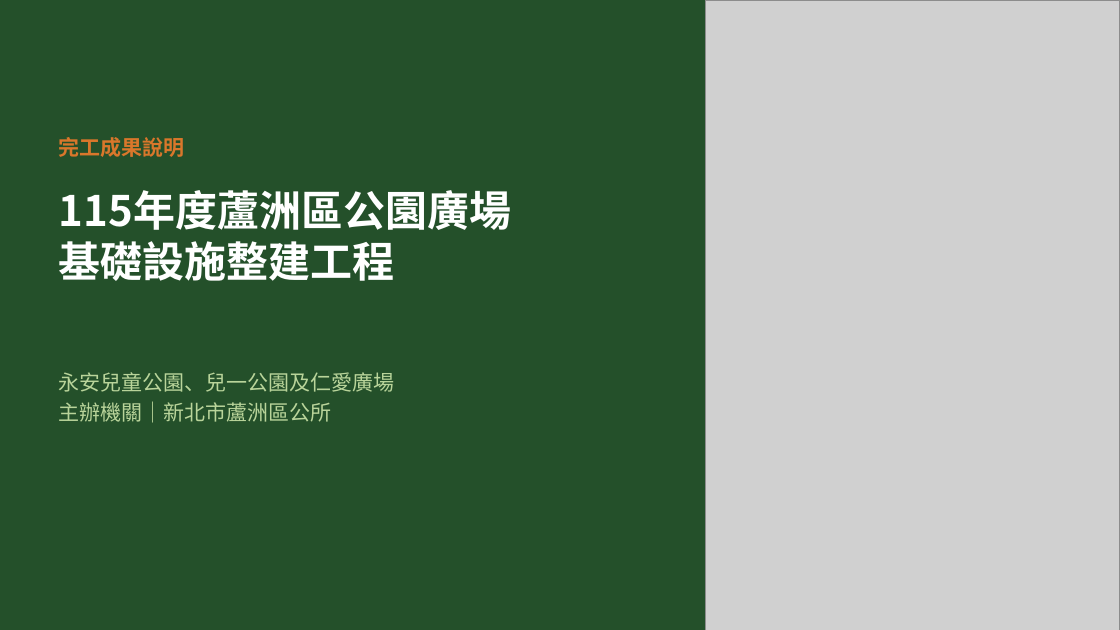
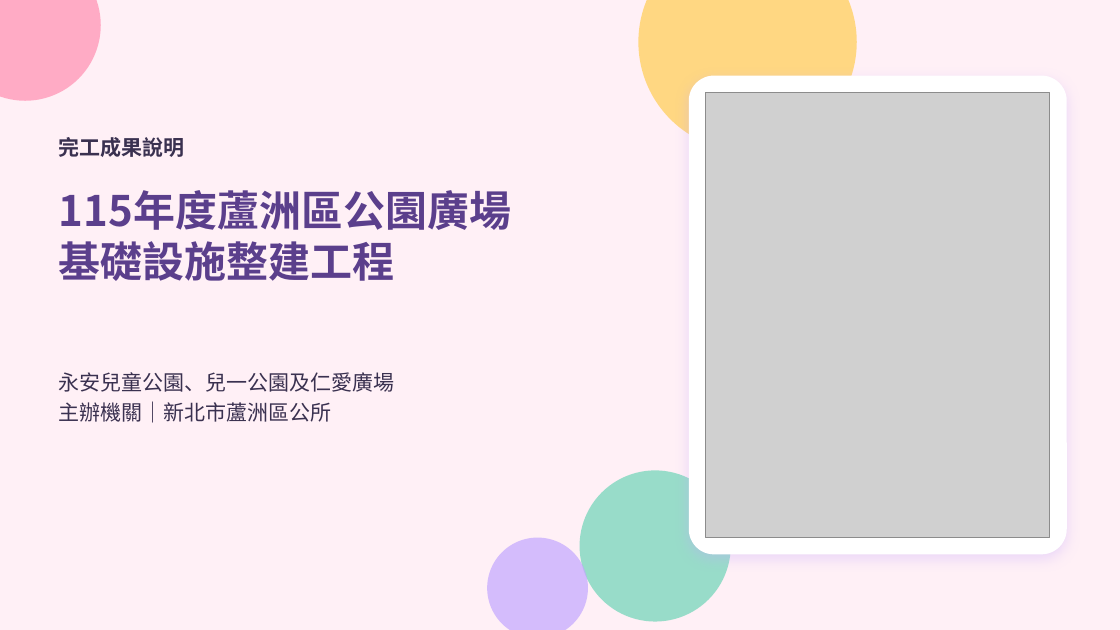
Before and after one commit to g6135e-prog/WORK, a slide deck: slide 1 of 115年度蘆洲區公園廣場基礎設施整建工程_完工成果說明.pptx. Drawn at 1120x630 pixels with LibreOffice and Linux fonts; fonts in the diff are those of the drawing; grey boxes stand for pictures. Boxes give left, top, right and bottom in pixels: in the first picture for what was removed or moved away, otherwise in the second. Text is boxed around its words. In the diff, an @@ line names an element or a change of style, - is before the commit and + after.

```diff
--- a/115年度蘆洲區公園廣場基礎設施整建工程_完工成果說明.pptx
+++ b/115年度蘆洲區公園廣場基礎設施整建工程_完工成果說明.pptx
@@ background #24502A to #FFF0F6 @@
@@ ellipse added at (x1=0, y1=0, x2=101, y2=101), fill #FF8FB1 at 70% opacity @@
@@ ellipse added at (x1=639, y1=0, x2=857, y2=151), fill #FFD166 at 80% opacity @@
@@ rounded rectangle added at (x1=689, y1=76, x2=1067, y2=555), fill #FFFFFF @@
@@ picture resized from (x1=706, y1=0, x2=1120, y2=630) to (x1=706, y1=92, x2=1050, y2=538) @@
@@ text "完工成果說明" at (x1=59, y1=137, x2=185, y2=157): text colour #D9772B to #3A3150 @@
@@ title "115年度蘆洲區公園廣場" at (x1=59, y1=190, x2=511, y2=281): text colour #FFFFFF to #5B3F8C @@
@@ text "永安兒童公園、兒一公園及仁愛廣場" at (x1=59, y1=372, x2=395, y2=423): text colour #B9D49A to #3A3150 @@
@@ ellipse added at (x1=580, y1=471, x2=731, y2=622), fill #7FD8BE at 80% opacity @@
@@ ellipse added at (x1=487, y1=538, x2=588, y2=630), fill #C3A6FF at 70% opacity @@
```
Also in this commit, not shown: 5 other slides changed, 1 slide added, 1 slide removed.
